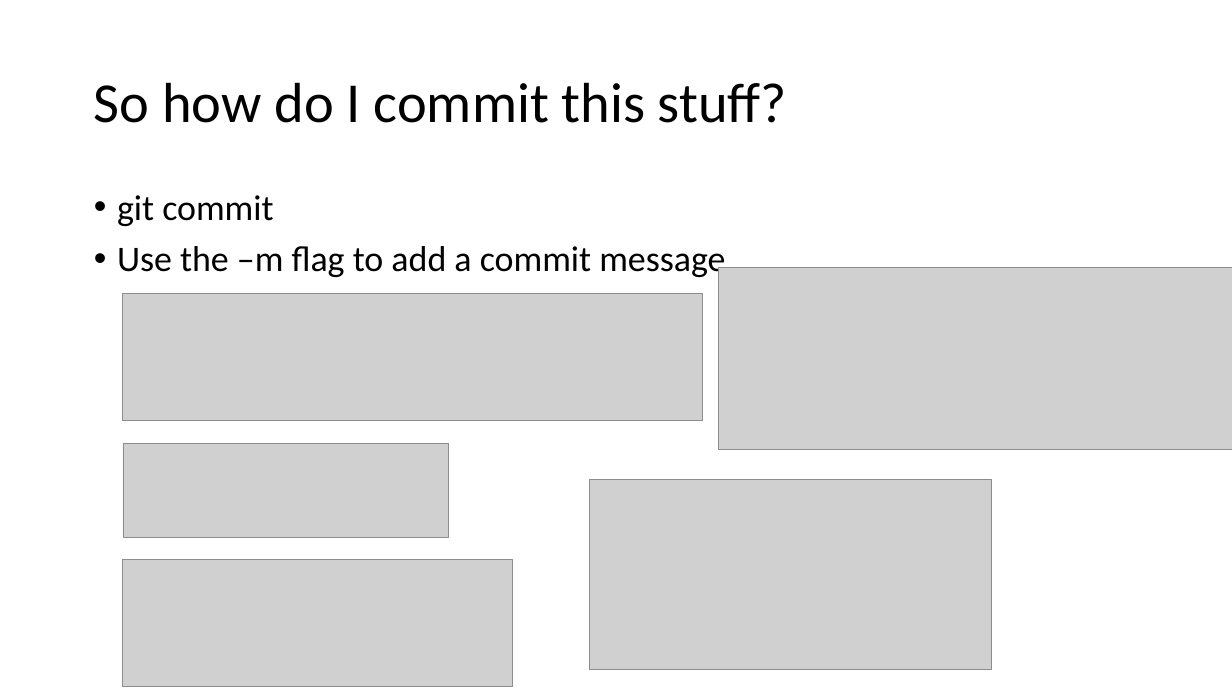
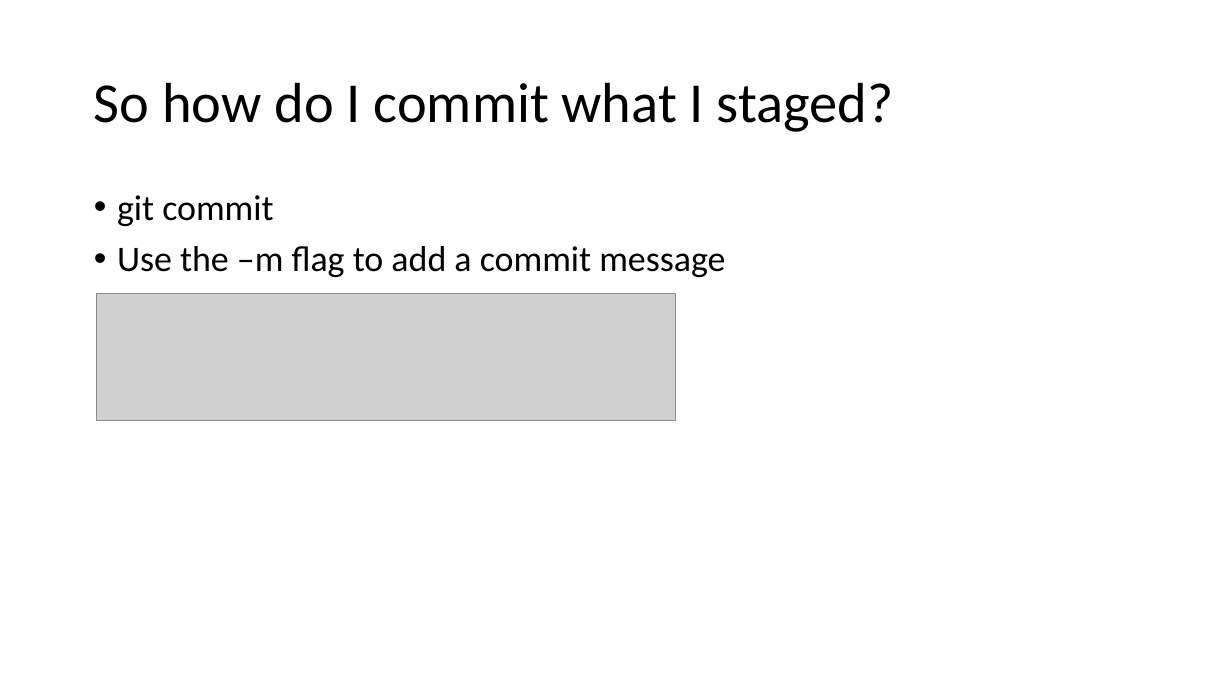
Before and after one commit to milodotnet/bootcamp, a slide deck: slide 33 of SourceControlPresentation.pptx (slide 41 before the commit). Drawn at 1232x693 pixels with LibreOffice and Linux fonts; fonts in the diff are those of the drawing; grey boxes stand for pictures. Boxes give left, top, right and bottom in pixels: in the first picture for what was removed or moved away, otherwise in the second. Text is boxed around its words. In the diff, an @@ line names an element or a change of style, - is before the commit and + after.

```diff
--- a/SourceControlPresentation.pptx
+++ b/SourceControlPresentation.pptx
@@ title at box(94, 82, 894, 132): text changed @@
-So how do I commit this stuff?
+So how do I commit what I staged?
@@ picture removed at box(718, 267, 1232, 450) @@
@@ picture: place and size @@
-picture at box(123, 294, 702, 421)
+picture at box(96, 294, 676, 421)
@@ picture removed at box(123, 444, 448, 538) @@
@@ picture removed at box(590, 480, 991, 670) @@
@@ picture removed at box(123, 560, 513, 688) @@
```
Also in this commit, not shown: 18 other slides changed, 52 slides added, 9 slides removed.
